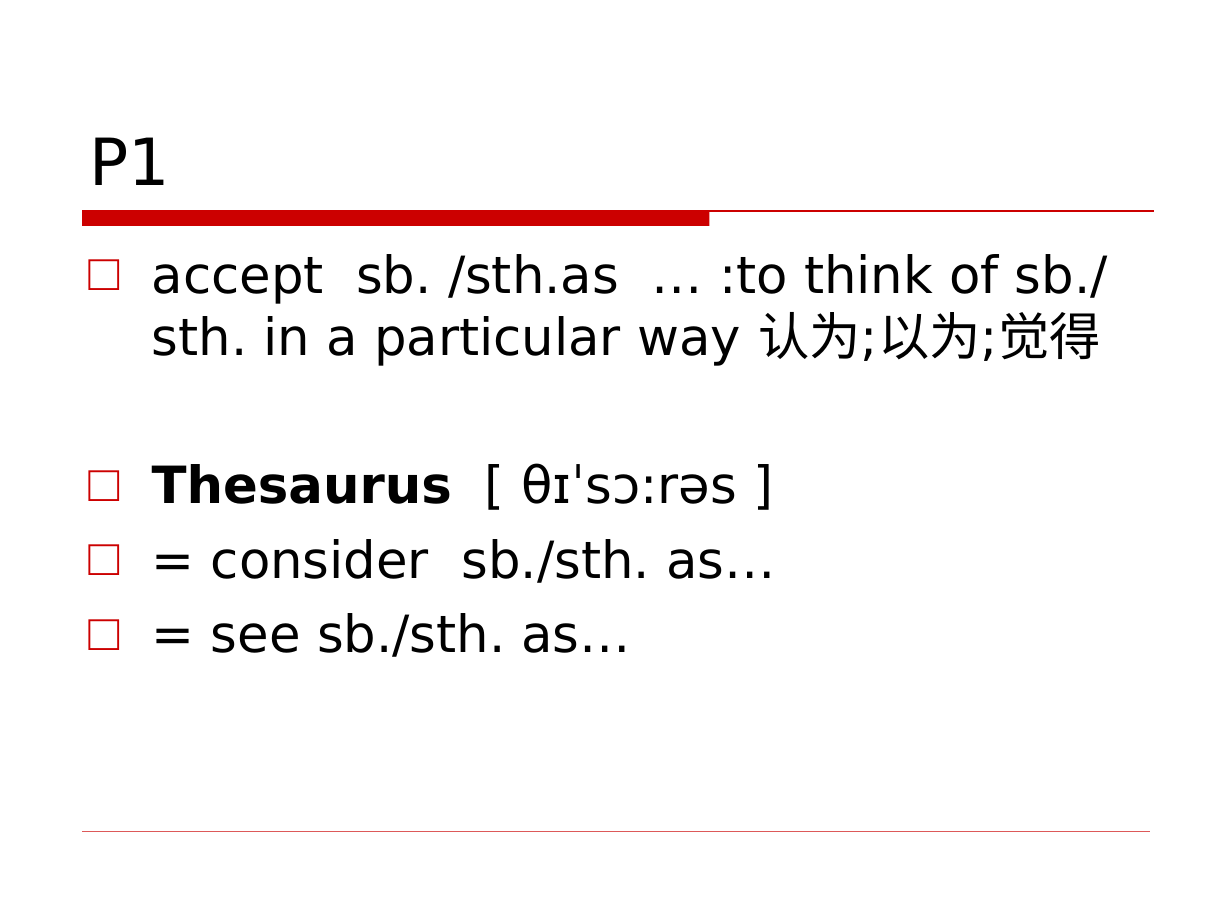
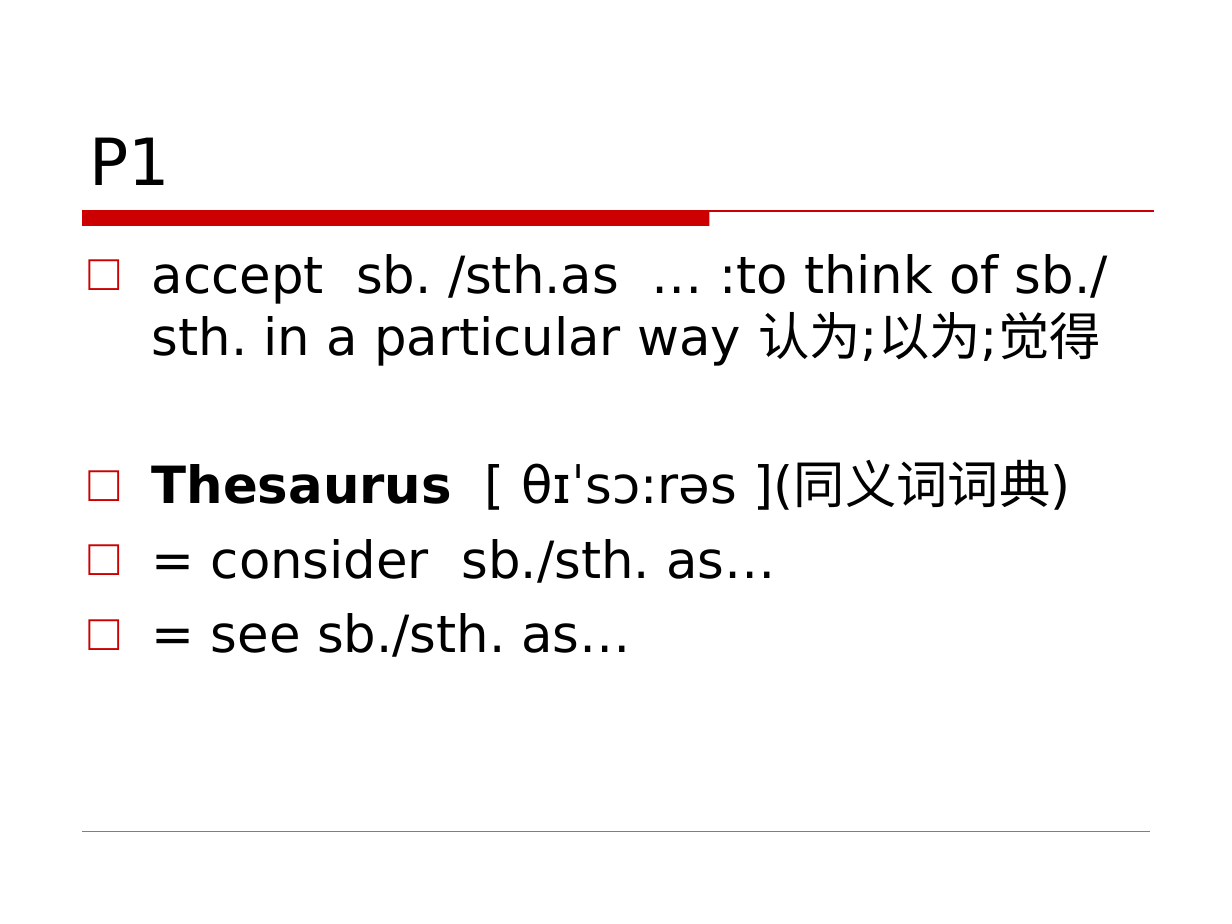
Before and after one commit to jxwb088047/Chapter_8_English, a slide deck: slide 4 of Chapter 8 English .ppt. Drawn at 1232x924 pixels with LibreOffice and Linux fonts; fonts in the diff are those of the drawing; background and template pictures are left out. Boxes give left, top, right and bottom in pixels: in the first picture for what was removed or moved away, otherwise in the second. Text is boxed around its words. In the diff, an @@ line names an element or a change of style, - is before the commit and + after.

```diff
--- a/Chapter 8 English .ppt
+++ b/Chapter 8 English .ppt
@@ text at <box>152,462,1071,510</box>: text changed @@
-□ Thesaurus [ θɪˈsɔ:rəs ]
+□ Thesaurus [ θɪˈsɔ:rəs ](同义词词典)
```
Also in this commit, not shown: 1 other slide changed, 10 slides added.
